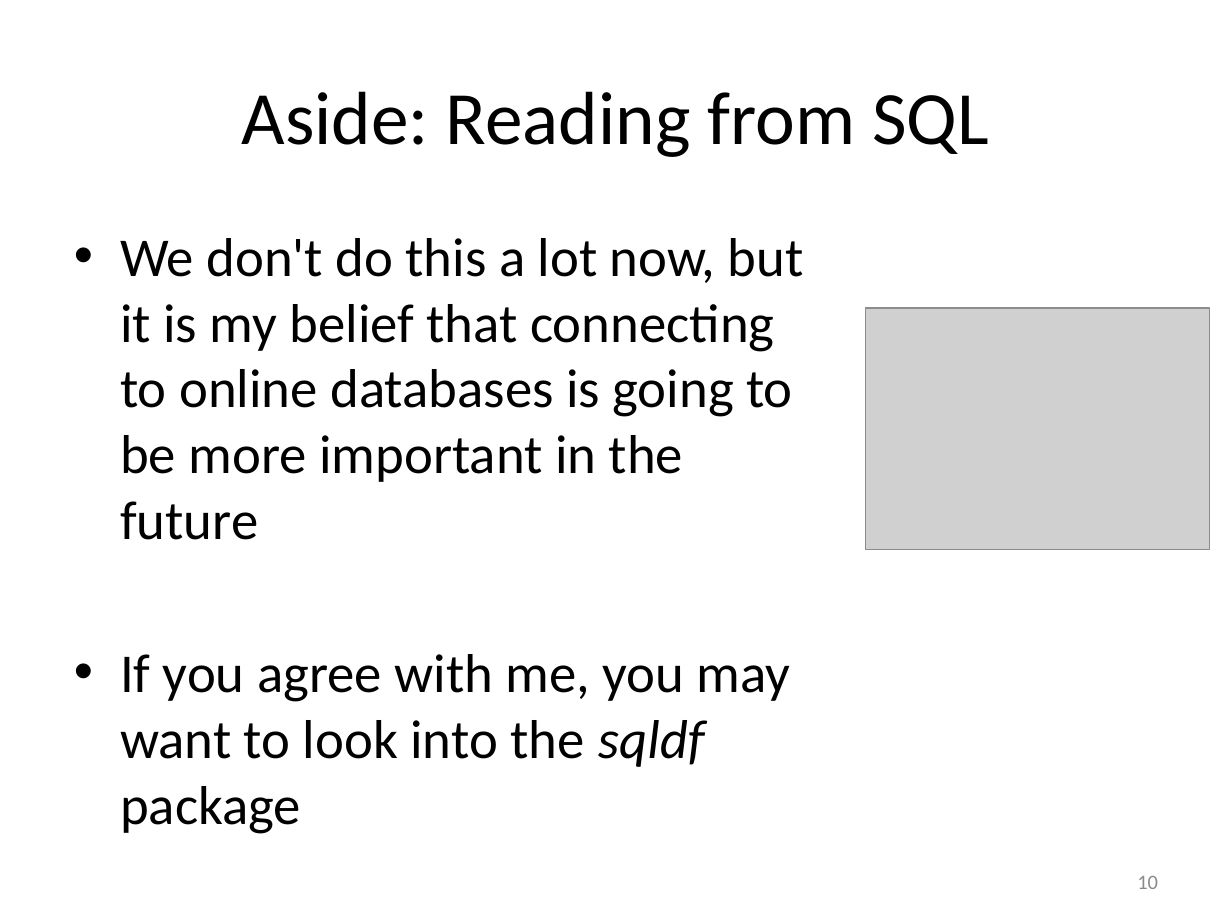
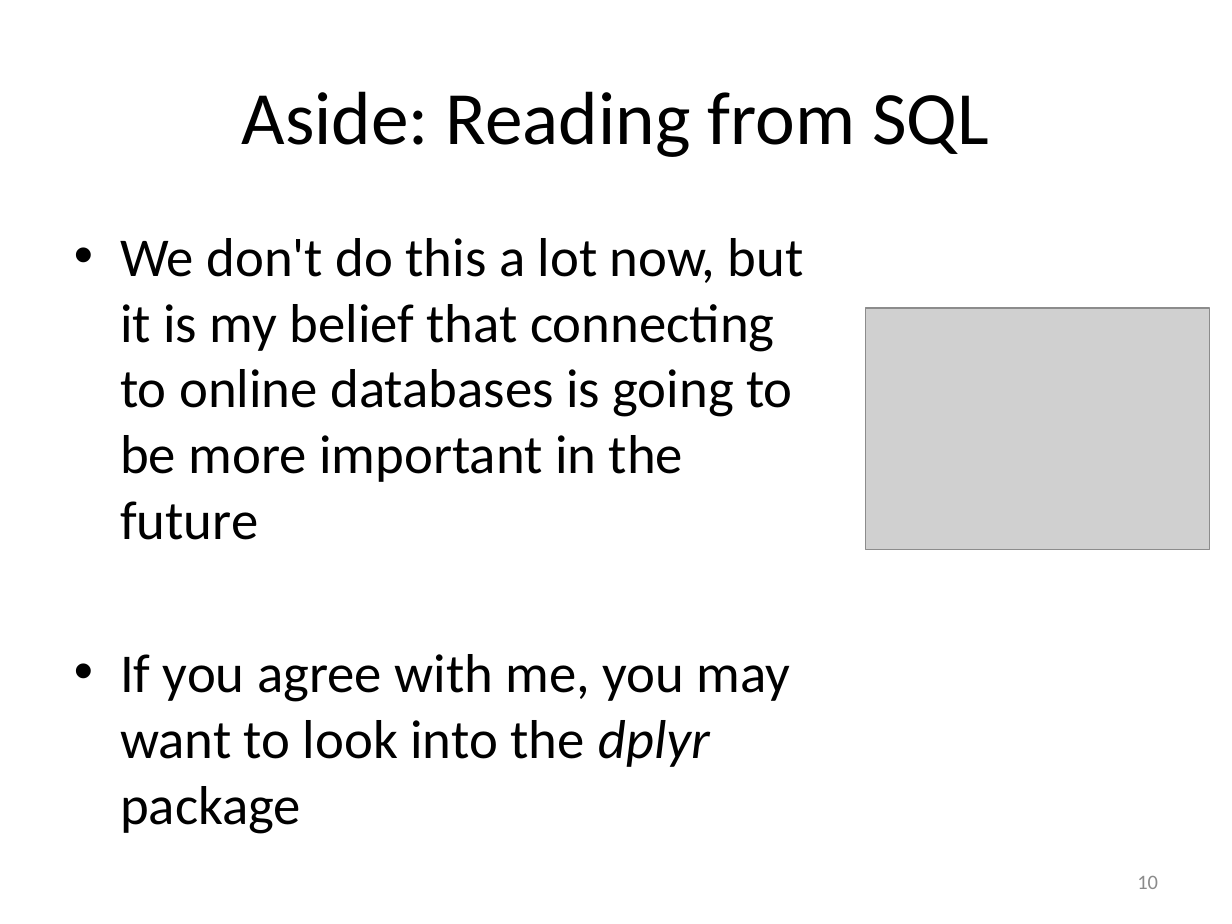
Before and after one commit to smooney27/RWorkshopSER2020, a slide deck: slide 10 of RWorkshopPart2-DataAndPackages.pptx. Drawn at 1232x924 pixels with LibreOffice and Linux fonts; fonts in the diff are those of the drawing; grey boxes stand for pictures. Boxes give left, top, right and bottom in pixels: in the first picture for what was removed or moved away, otherwise in the second. Text is boxed around its words. In the diff, an @@ line names an element or a change of style, - is before the commit and + after.

```diff
--- a/RWorkshopPart2-DataAndPackages.pptx
+++ b/RWorkshopPart2-DataAndPackages.pptx
@@ text at bbox=[120, 654, 791, 834]: text changed @@
-• If you agree with me, you may want to look into the sqldf package
+• If you agree with me, you may want to look into the dplyr package
```
Also in this commit, not shown: 2 other slides changed, 7 other files.
